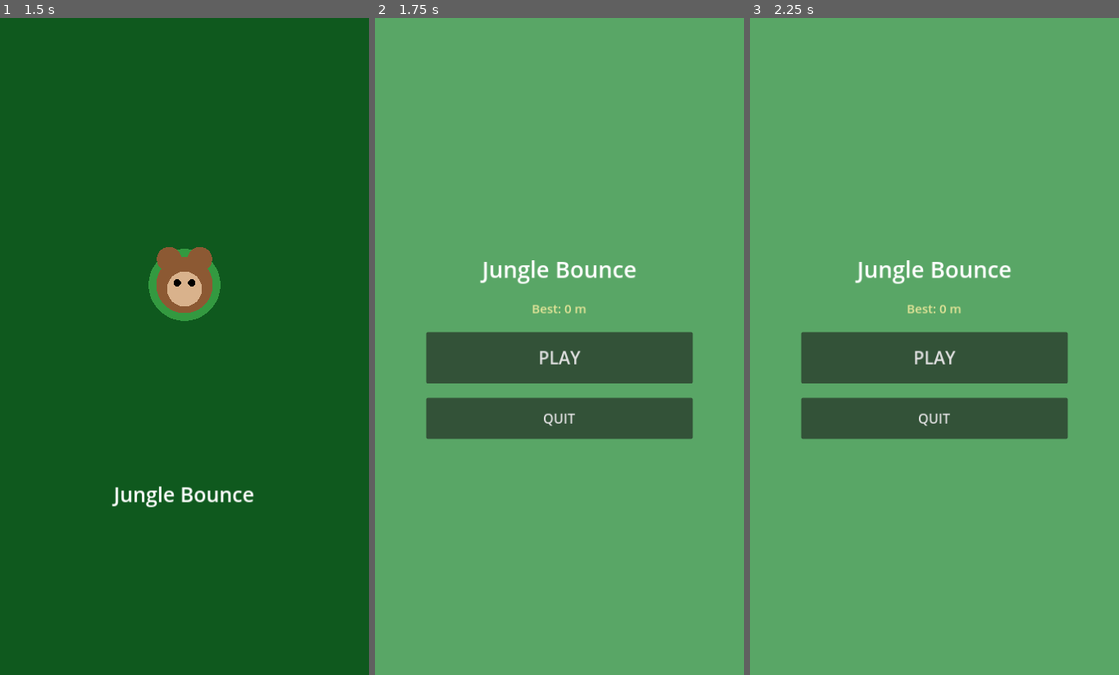
Above: before the commit, frames 1-3 (left to right).
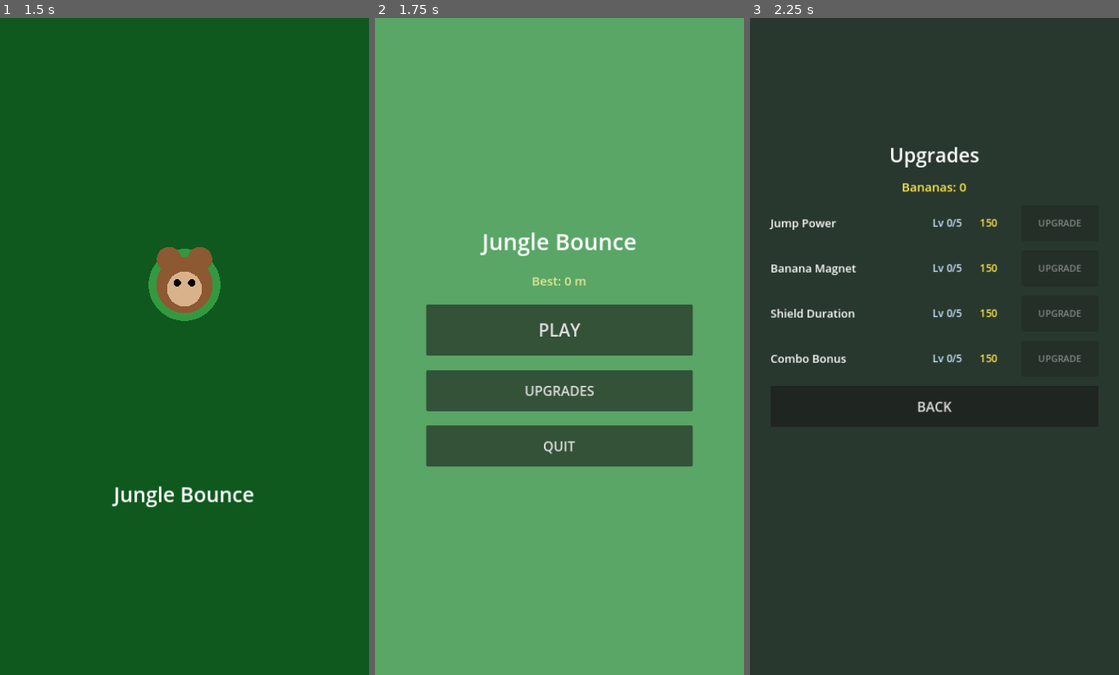
Above: after the commit, the same moments.

Repository: yeoshuag/jungle-bounce-monkey-advanture
Game: Godot game, scene res://scenes/Splash.tscn
Same seed, same stepped clock (60 frames per second), same inputs: the game is played once before the commit and once after it.
Inputs (mouse positions are in pixels of both pictures, inside the frame that each line leads up to):
- Up to frame 1 (1.5 s): tap Enter at 0.5 s; move the mouse to (265, 313) at 0.52 s; click (265, 313) at 0.67 s; tap Space at 1.25 s; drag from (110, 379) to (166, 477) at 1.27 s
- Up to frame 2 (1.75 s): no input
- Up to frame 3 (2.25 s): click (934, 392) at 2 s, where only the run after the commit has a clickable "UPGRADES"

Frame 1 is identical in both runs. In frame 2, 12% of the frame differs, in the area x 13-87%, y 32-69%; in frame 3, 100%, in the area x 0-100%, y 0-100%.

Commit message:
Add banana-funded stat upgrades: Jump Power, Banana Magnet, Shield, Combo
New UpgradeManager autoload centralizes 5-level cost/effect tables for
the 4 upgradeable stats from the original spec, persisted via
SaveManager. Player.gd now seeds jump multiplier, a magnet-radius pickup
area, and a starting Shield (rescue-bounce instead of dying once, with a
visual ring and distinct sound) from the purchased levels each run;
GameManager's combo timeout is upgradeable the same way. New Upgrades
screen off the Main Menu lets players spend their bananas.

Diff:
--- a/autoload/AudioManager.gd
+++ b/autoload/AudioManager.gd
@@ -64,6 +64,9 @@
 func play_death() -> void:
 	play_tone(140.0, 0.3, "square")
 
+func play_shield_break() -> void:
+	play_tone(950.0, 0.22, "sine")
+
 func _process(delta: float) -> void:
 	var volume: float = _volume_scale()
 	for v: Voice in voices:
--- a/autoload/GameManager.gd
+++ b/autoload/GameManager.gd
@@ -6,7 +6,6 @@
 signal combo_broken
 signal altitude_changed(altitude: float)
 
-const COMBO_TIMEOUT := 2.5
 const COMBO_MAX_MULTIPLIER := 5
 
 var is_running: bool = false
@@ -15,6 +14,7 @@
 var bananas_this_run: int = 0
 var combo: int = 0
 var combo_timer: float = 0.0
+var combo_timeout: float = 2.5
 
 func _process(delta: float) -> void:
 	if not is_running:
@@ -32,6 +32,7 @@
 	bananas_this_run = 0
 	combo = 0
 	combo_timer = 0.0
+	combo_timeout = UpgradeManager.get_combo_timeout()
 	run_started.emit()
 
 func end_run() -> void:
@@ -51,7 +52,7 @@
 
 func collect_banana(base_value: int = 1) -> void:
 	combo += 1
-	combo_timer = COMBO_TIMEOUT
+	combo_timer = combo_timeout
 	var multiplier: int = min(1 + combo / 5, COMBO_MAX_MULTIPLIER)
 	var value: int = base_value * multiplier
 	bananas_this_run += value
--- a/autoload/SaveManager.gd
+++ b/autoload/SaveManager.gd
@@ -17,6 +17,12 @@
 			"music_volume": 0.8,
 			"sfx_volume": 1.0,
 			"muted": false,
+		},
+		"upgrades": {
+			"jump_power": 0,
+			"banana_collection": 0,
+			"shield_duration": 0,
+			"combo_bonus": 0,
 		},
 	}
 
@@ -39,6 +45,8 @@
 		loaded[key] = parsed[key]
 	if typeof(loaded.get("settings")) != TYPE_DICTIONARY:
 		loaded["settings"] = _default_data()["settings"]
+	if typeof(loaded.get("upgrades")) != TYPE_DICTIONARY:
+		loaded["upgrades"] = _default_data()["upgrades"]
 	data = loaded
 
 func save_game() -> void:
--- /dev/null
+++ b/autoload/UpgradeManager.gd
@@ -0,0 +1,44 @@
+extends Node
+
+const MAX_LEVEL := 5
+
+const COST_PER_LEVEL := [150, 300, 550, 900, 1400]
+
+const JUMP_MULTIPLIER_BY_LEVEL := [1.0, 1.05, 1.1, 1.15, 1.2, 1.3]
+const MAGNET_RADIUS_BY_LEVEL := [0.0, 60.0, 90.0, 120.0, 150.0, 190.0]
+const SHIELD_DURATION_BY_LEVEL := [0.0, 3.0, 4.5, 6.0, 8.0, 10.0]
+const COMBO_TIMEOUT_BY_LEVEL := [2.5, 3.0, 3.5, 4.0, 4.5, 5.0]
+
+func get_level(stat: String) -> int:
+	return int(SaveManager.data.upgrades.get(stat, 0))
+
+func cost_for_next_level(stat: String) -> int:
+	var level: int = get_level(stat)
+	if level >= MAX_LEVEL:
+		return -1
+	return COST_PER_LEVEL[level]
+
+func can_purchase(stat: String) -> bool:
+	var cost: int = cost_for_next_level(stat)
+	return cost > 0 and SaveManager.data.total_bananas >= cost
+
+func purchase(stat: String) -> bool:
+	if not can_purchase(stat):
+		return false
+	var cost: int = cost_for_next_level(stat)
+	SaveManager.data.total_bananas -= cost
+	SaveManager.data.upgrades[stat] = get_level(stat) + 1
+	SaveManager.save_game()
+	return true
+
+func get_jump_multiplier() -> float:
+	return JUMP_MULTIPLIER_BY_LEVEL[get_level("jump_power")]
+
+func get_magnet_radius() -> float:
+	return MAGNET_RADIUS_BY_LEVEL[get_level("banana_collection")]
+
+func get_shield_duration() -> float:
+	return SHIELD_DURATION_BY_LEVEL[get_level("shield_duration")]
+
+func get_combo_timeout() -> float:
+	return COMBO_TIMEOUT_BY_LEVEL[get_level("combo_bonus")]
--- a/project.godot
+++ b/project.godot
@@ -14,6 +14,7 @@
 
 GameManager="*res://autoload/GameManager.gd"
 SaveManager="*res://autoload/SaveManager.gd"
+UpgradeManager="*res://autoload/UpgradeManager.gd"
 AudioManager="*res://autoload/AudioManager.gd"
 
 [display]
--- a/scenes/Game.gd
+++ b/scenes/Game.gd
@@ -16,6 +16,7 @@
 	game_over_menu.visible = false
 	player.died.connect(_on_player_died)
 	player.jumped.connect(_on_player_jumped)
+	player.shield_broken.connect(_on_player_shield_broken)
 	get_tree().paused = false
 	_start_run()
 
@@ -46,6 +47,9 @@
 func _on_player_jumped() -> void:
 	AudioManager.play_jump()
 
+func _on_player_shield_broken() -> void:
+	AudioManager.play_shield_break()
+
 func _on_player_died() -> void:
 	AudioManager.play_death()
 	GameManager.end_run()
--- a/scenes/MainMenu.gd
+++ b/scenes/MainMenu.gd
@@ -3,17 +3,23 @@
 
 @onready var best_label: Label = $VBox/BestLabel
 @onready var play_button: Button = $VBox/PlayButton
+@onready var upgrades_button: Button = $VBox/UpgradesButton
 @onready var quit_button: Button = $VBox/QuitButton
 
 func _ready() -> void:
 	best_label.text = "Best: %d m" % int(SaveManager.data.best_altitude / 10.0)
 	play_button.pressed.connect(_on_play_pressed)
+	upgrades_button.pressed.connect(_on_upgrades_pressed)
 	quit_button.pressed.connect(_on_quit_pressed)
 
 func _on_play_pressed() -> void:
 	AudioManager.play_button()
 	get_tree().change_scene_to_file("res://scenes/Game.tscn")
 
+func _on_upgrades_pressed() -> void:
+	AudioManager.play_button()
+	get_tree().change_scene_to_file("res://scenes/ui/UpgradesScreen.tscn")
+
 func _on_quit_pressed() -> void:
 	AudioManager.play_button()
 	get_tree().quit()
--- a/scenes/MainMenu.tscn
+++ b/scenes/MainMenu.tscn
@@ -44,6 +44,12 @@
 theme_override_font_sizes/font_size = 34
 text = "PLAY"
 
+[node name="UpgradesButton" type="Button" parent="VBox"]
+layout_mode = 2
+custom_minimum_size = Vector2(0, 80)
+theme_override_font_sizes/font_size = 26
+text = "UPGRADES"
+
 [node name="QuitButton" type="Button" parent="VBox"]
 layout_mode = 2
 custom_minimum_size = Vector2(0, 80)
--- a/scenes/player/MonkeySprite.gd
+++ b/scenes/player/MonkeySprite.gd
@@ -9,7 +9,15 @@
 		squash = value
 		scale = Vector2(1.0 / value, value)
 
+var shielded: bool = false
+
+func set_shielded(value: bool) -> void:
+	shielded = value
+	queue_redraw()
+
 func _draw() -> void:
+	if shielded:
+		draw_arc(Vector2.ZERO, 30.0, 0.0, TAU, 32, Color(0.4, 0.85, 1.0, 0.55), 4.0, true)
 	draw_circle(Vector2(-16, -20), 8, body_color)
 	draw_circle(Vector2(16, -20), 8, body_color)
 	draw_circle(Vector2.ZERO, 18, body_color)
--- a/scenes/player/Player.gd
+++ b/scenes/player/Player.gd
@@ -3,11 +3,14 @@
 
 signal jumped
 signal died
+signal shield_broken
 
 const GRAVITY := 1600.0
 const BASE_JUMP_FORCE := 820.0
+const RESCUE_JUMP_FORCE := 1100.0
 const MAX_FALL_SPEED := 1400.0
 const HALF_WIDTH := 24.0
+const MIN_MAGNET_SHAPE_RADIUS := 1.0
 
 @export var jump_power_multiplier: float = 1.0
 @export var move_speed: float = 700.0
@@ -17,20 +20,30 @@
 var is_dragging: bool = false
 var alive: bool = true
 var screen_width: float = 720.0
+var shield_time_remaining: float = 0.0
 
 @onready var sprite: MonkeySprite = $MonkeySprite
+@onready var magnet_area: Area2D = $MagnetArea
+@onready var magnet_shape: CircleShape2D = $MagnetArea/CollisionShape2D.shape
 
 func _ready() -> void:
 	screen_width = get_viewport_rect().size.x
 	target_x = position.x
 	area_entered.connect(_on_area_entered)
+	magnet_area.area_entered.connect(_on_area_entered)
 
 func reset(start_y: float) -> void:
 	alive = true
 	is_dragging = false
+	jump_power_multiplier = UpgradeManager.get_jump_multiplier()
 	velocity_y = -BASE_JUMP_FORCE
 	position = Vector2(screen_width / 2.0, start_y)
 	target_x = position.x
+	var magnet_radius: float = UpgradeManager.get_magnet_radius()
+	magnet_shape.radius = max(magnet_radius, MIN_MAGNET_SHAPE_RADIUS)
+	magnet_area.monitoring = magnet_radius > 0.0
+	shield_time_remaining = UpgradeManager.get_shield_duration()
+	sprite.set_shielded(shield_time_remaining > 0.0)
 
 func _physics_process(delta: float) -> void:
 	if not alive:
@@ -41,6 +54,10 @@
 	position.x = clamp(position.x, HALF_WIDTH, screen_width - HALF_WIDTH)
 	position.y += velocity_y * delta
 	sprite.squash = clamp(1.0 + velocity_y / 3000.0, 0.75, 1.25)
+	if shield_time_remaining > 0.0:
+		shield_time_remaining = max(0.0, shield_time_remaining - delta)
+		if shield_time_remaining <= 0.0:
+			sprite.set_shielded(false)
 	if position.y > _death_line():
 		die()
 
@@ -84,5 +101,11 @@
 func die() -> void:
 	if not alive:
 		return
+	if shield_time_remaining > 0.0:
+		shield_time_remaining = 0.0
+		sprite.set_shielded(false)
+		velocity_y = -RESCUE_JUMP_FORCE
+		shield_broken.emit()
+		return
 	alive = false
 	died.emit()
--- a/scenes/player/Player.tscn
+++ b/scenes/player/Player.tscn
@@ -1,10 +1,13 @@
-[gd_scene load_steps=3 format=3]
+[gd_scene load_steps=5 format=3]
 
 [ext_resource type="Script" path="res://scenes/player/Player.gd" id="1"]
 [ext_resource type="Script" path="res://scenes/player/MonkeySprite.gd" id="2"]
 
 [sub_resource type="CircleShape2D" id="1"]
 radius = 20.0
+
+[sub_resource type="CircleShape2D" id="2"]
+radius = 1.0
 
 [node name="Player" type="Area2D"]
 collision_layer = 1
@@ -16,3 +19,12 @@
 
 [node name="MonkeySprite" type="Node2D" parent="."]
 script = ExtResource("2")
+
+[node name="MagnetArea" type="Area2D" parent="."]
+collision_layer = 0
+collision_mask = 4
+monitoring = false
+monitorable = false
+
+[node name="CollisionShape2D" type="CollisionShape2D" parent="MagnetArea"]
+shape = SubResource("2")
--- /dev/null
+++ b/scenes/ui/UpgradesScreen.gd
@@ -0,0 +1,56 @@
+extends Control
+class_name UpgradesScreen
+
+const STAT_LABELS := {
+	"jump_power": "Jump Power",
+	"banana_collection": "Banana Magnet",
+	"shield_duration": "Shield Duration",
+	"combo_bonus": "Combo Bonus",
+}
+
+@onready var banana_label: Label = $VBox/BananaLabel
+@onready var back_button: Button = $VBox/BackButton
+@onready var rows: Dictionary = {
+	"jump_power": $VBox/RowJumpPower,
+	"banana_collection": $VBox/RowBananaCollection,
+	"shield_duration": $VBox/RowShieldDuration,
+	"combo_bonus": $VBox/RowComboBonus,
+}
+
+func _ready() -> void:
+	back_button.pressed.connect(_on_back_pressed)
+	for stat: String in rows.keys():
+		var row: HBoxContainer = rows[stat]
+		var button: Button = row.get_node("UpgradeButton")
+		button.pressed.connect(_on_upgrade_pressed.bind(stat))
+	_refresh()
+
+func _refresh() -> void:
+	banana_label.text = "Bananas: %d" % SaveManager.data.total_bananas
+	for stat: String in rows.keys():
+		var row: HBoxContainer = rows[stat]
+		var name_label: Label = row.get_node("NameLabel")
+		var level_label: Label = row.get_node("LevelLabel")
+		var cost_label: Label = row.get_node("CostLabel")
+		var button: Button = row.get_node("UpgradeButton")
+		var level: int = UpgradeManager.get_level(stat)
+		name_label.text = STAT_LABELS[stat]
+		level_label.text = "Lv %d/%d" % [level, UpgradeManager.MAX_LEVEL]
+		var cost: int = UpgradeManager.cost_for_next_level(stat)
+		if cost < 0:
+			cost_label.text = "MAX"
+			button.disabled = true
+			button.text = "MAX"
+		else:
+			cost_label.text = "%d" % cost
+			button.disabled = not UpgradeManager.can_purchase(stat)
+			button.text = "UPGRADE"
+
+func _on_upgrade_pressed(stat: String) -> void:
+	if UpgradeManager.purchase(stat):
+		AudioManager.play_button()
+		_refresh()
+
+func _on_back_pressed() -> void:
+	AudioManager.play_button()
+	get_tree().change_scene_to_file("res://scenes/MainMenu.tscn")
--- /dev/null
+++ b/scenes/ui/UpgradesScreen.tscn
@@ -0,0 +1,184 @@
+[gd_scene load_steps=2 format=3]
+
+[ext_resource type="Script" path="res://scenes/ui/UpgradesScreen.gd" id="1"]
+
+[node name="UpgradesScreen" type="Control"]
+anchor_right = 1.0
+anchor_bottom = 1.0
+script = ExtResource("1")
+
+[node name="Background" type="ColorRect" parent="."]
+anchor_right = 1.0
+anchor_bottom = 1.0
+color = Color(0.16, 0.22, 0.18, 1)
+
+[node name="VBox" type="VBoxContainer" parent="."]
+anchor_left = 0.5
+anchor_top = 0.5
+anchor_right = 0.5
+anchor_bottom = 0.5
+offset_left = -320.0
+offset_top = -400.0
+offset_right = 320.0
+offset_bottom = 400.0
+theme_override_constants/separation = 18
+
+[node name="TitleLabel" type="Label" parent="VBox"]
+layout_mode = 2
+theme_override_font_sizes/font_size = 38
+theme_override_colors/font_color = Color(1, 1, 1, 1)
+horizontal_alignment = 1
+text = "Upgrades"
+
+[node name="BananaLabel" type="Label" parent="VBox"]
+layout_mode = 2
+theme_override_font_sizes/font_size = 24
+theme_override_colors/font_color = Color(1, 0.9, 0.3, 1)
+horizontal_alignment = 1
+text = "Bananas: 0"
+
+[node name="RowJumpPower" type="HBoxContainer" parent="VBox"]
+layout_mode = 2
+custom_minimum_size = Vector2(0, 70)
+theme_override_constants/separation = 12
+
+[node name="NameLabel" type="Label" parent="VBox/RowJumpPower"]
+layout_mode = 2
+size_flags_horizontal = 3
+theme_override_font_sizes/font_size = 22
+theme_override_colors/font_color = Color(1, 1, 1, 1)
+vertical_alignment = 1
+text = "Jump Power"
+
+[node name="LevelLabel" type="Label" parent="VBox/RowJumpPower"]
+layout_mode = 2
+custom_minimum_size = Vector2(80, 0)
+theme_override_font_sizes/font_size = 20
+theme_override_colors/font_color = Color(0.8, 0.9, 1, 1)
+vertical_alignment = 1
+text = "Lv 0/5"
+
+[node name="CostLabel" type="Label" parent="VBox/RowJumpPower"]
+layout_mode = 2
+custom_minimum_size = Vector2(70, 0)
+theme_override_font_sizes/font_size = 20
+theme_override_colors/font_color = Color(1, 0.9, 0.3, 1)
+vertical_alignment = 1
+text = "150"
+
+[node name="UpgradeButton" type="Button" parent="VBox/RowJumpPower"]
+layout_mode = 2
+custom_minimum_size = Vector2(150, 60)
+theme_override_font_sizes/font_size = 18
+text = "UPGRADE"
+
+[node name="RowBananaCollection" type="HBoxContainer" parent="VBox"]
+layout_mode = 2
+custom_minimum_size = Vector2(0, 70)
+theme_override_constants/separation = 12
+
+[node name="NameLabel" type="Label" parent="VBox/RowBananaCollection"]
+layout_mode = 2
+size_flags_horizontal = 3
+theme_override_font_sizes/font_size = 22
+theme_override_colors/font_color = Color(1, 1, 1, 1)
+vertical_alignment = 1
+text = "Banana Magnet"
+
+[node name="LevelLabel" type="Label" parent="VBox/RowBananaCollection"]
+layout_mode = 2
+custom_minimum_size = Vector2(80, 0)
+theme_override_font_sizes/font_size = 20
+theme_override_colors/font_color = Color(0.8, 0.9, 1, 1)
+vertical_alignment = 1
+text = "Lv 0/5"
+
+[node name="CostLabel" type="Label" parent="VBox/RowBananaCollection"]
+layout_mode = 2
+custom_minimum_size = Vector2(70, 0)
+theme_override_font_sizes/font_size = 20
+theme_override_colors/font_color = Color(1, 0.9, 0.3, 1)
+vertical_alignment = 1
+text = "150"
+
+[node name="UpgradeButton" type="Button" parent="VBox/RowBananaCollection"]
+layout_mode = 2
+custom_minimum_size = Vector2(150, 60)
+theme_override_font_sizes/font_size = 18
+text = "UPGRADE"
+
+[node name="RowShieldDuration" type="HBoxContainer" parent="VBox"]
+layout_mode = 2
+custom_minimum_size = Vector2(0, 70)
+theme_override_constants/separation = 12
+
+[node name="NameLabel" type="Label" parent="VBox/RowShieldDuration"]
+layout_mode = 2
+size_flags_horizontal = 3
+theme_override_font_sizes/font_size = 22
+theme_override_colors/font_color = Color(1, 1, 1, 1)
+vertical_alignment = 1
+text = "Shield Duration"
+
+[node name="LevelLabel" type="Label" parent="VBox/RowShieldDuration"]
+layout_mode = 2
+custom_minimum_size = Vector2(80, 0)
+theme_override_font_sizes/font_size = 20
+theme_override_colors/font_color = Color(0.8, 0.9, 1, 1)
+vertical_alignment = 1
+text = "Lv 0/5"
+
+[node name="CostLabel" type="Label" parent="VBox/RowShieldDuration"]
+layout_mode = 2
+custom_minimum_size = Vector2(70, 0)
+theme_override_font_sizes/font_size = 20
+theme_override_colors/font_color = Color(1, 0.9, 0.3, 1)
+vertical_alignment = 1
+text = "150"
+
+[node name="UpgradeButton" type="Button" parent="VBox/RowShieldDuration"]
+layout_mode = 2
+custom_minimum_size = Vector2(150, 60)
+theme_override_font_sizes/font_size = 18
+text = "UPGRADE"
+
+[node name="RowComboBonus" type="HBoxContainer" parent="VBox"]
+layout_mode = 2
+custom_minimum_size = Vector2(0, 70)
+theme_override_constants/separation = 12
+
+[node name="NameLabel" type="Label" parent="VBox/RowComboBonus"]
+layout_mode = 2
+size_flags_horizontal = 3
+theme_override_font_sizes/font_size = 22
+theme_override_colors/font_color = Color(1, 1, 1, 1)
+vertical_alignment = 1
+text = "Combo Bonus"
+
+[node name="LevelLabel" type="Label" parent="VBox/RowComboBonus"]
+layout_mode = 2
+custom_minimum_size = Vector2(80, 0)
+theme_override_font_sizes/font_size = 20
+theme_override_colors/font_color = Color(0.8, 0.9, 1, 1)
+vertical_alignment = 1
+text = "Lv 0/5"
+
+[node name="CostLabel" type="Label" parent="VBox/RowComboBonus"]
+layout_mode = 2
+custom_minimum_size = Vector2(70, 0)
+theme_override_font_sizes/font_size = 20
+theme_override_colors/font_color = Color(1, 0.9, 0.3, 1)
+vertical_alignment = 1
+text = "150"
+
+[node name="UpgradeButton" type="Button" parent="VBox/RowComboBonus"]
+layout_mode = 2
+custom_minimum_size = Vector2(150, 60)
+theme_override_font_sizes/font_size = 18
+text = "UPGRADE"
+
+[node name="BackButton" type="Button" parent="VBox"]
+layout_mode = 2
+custom_minimum_size = Vector2(0, 80)
+theme_override_font_sizes/font_size = 26
+text = "BACK"
Not shown, changed: TESTING.md
